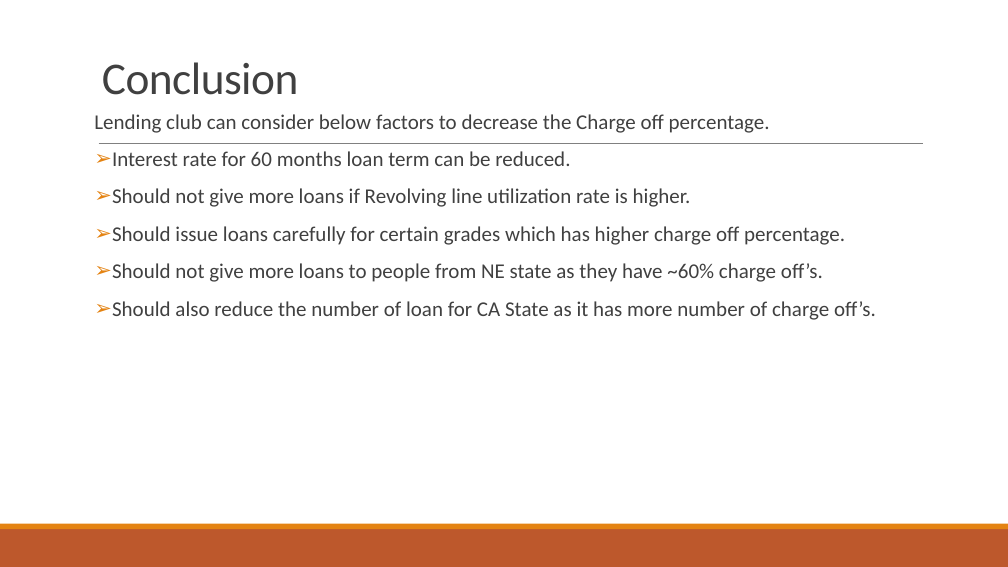
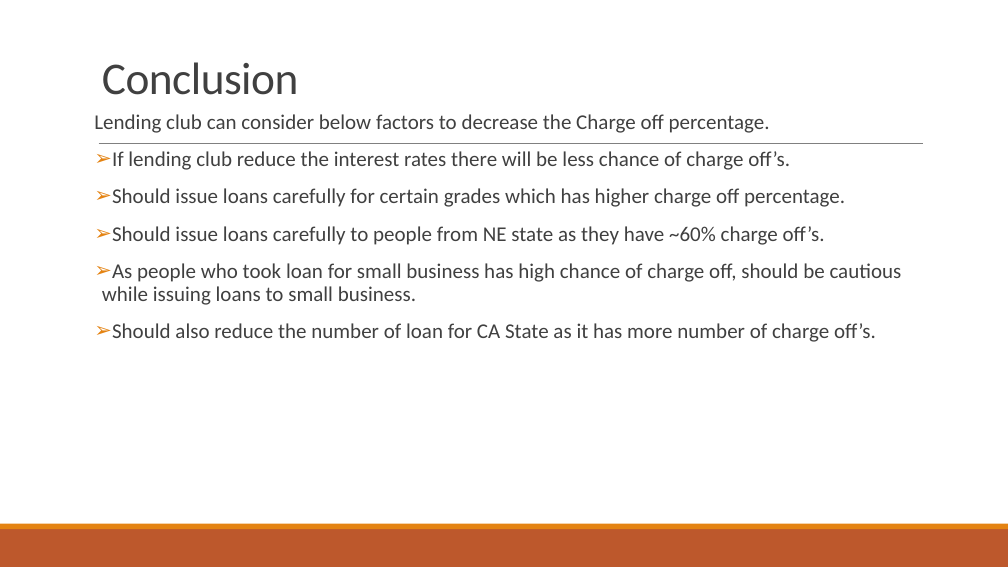
Before and after one commit to GTPrasad/Lending_Club_Case_Study, a slide deck: slide 11 of Lending Club case study.pptx (slide 13 before the commit). Drawn at 1008x567 pixels with LibreOffice and Linux fonts; fonts in the diff are those of the drawing. Boxes give left, top, right and bottom in pixels: in the first picture for what was removed or moved away, otherwise in the second. Text is boxed around its words. In the diff, an @@ line names an element or a change of style, - is before the commit and + after.

```diff
--- a/Lending Club case study.pptx
+++ b/Lending Club case study.pptx
@@ text at (112, 151, 790, 170): text changed @@
-➢ Interest rate for 60 months loan term can be reduced.
-➢ Should not give more loans if Revolving line utilization rate is higher.
+➢ If lending club reduce the interest rates there will be less chance of charge off’s.
@@ text at (102, 226, 902, 305): text changed @@
-➢ Should not give more loans to people from NE state as they have ~60% charge off’s.
+➢ Should issue loans carefully to people from NE state as they have ~60% charge off’s.
+➢ As people who took loan for small business has high chance of charge off, should be cautious while issuing loans to small business.
```
Also in this commit, not shown: 5 other slides changed, 2 slides removed, 1 other file.
